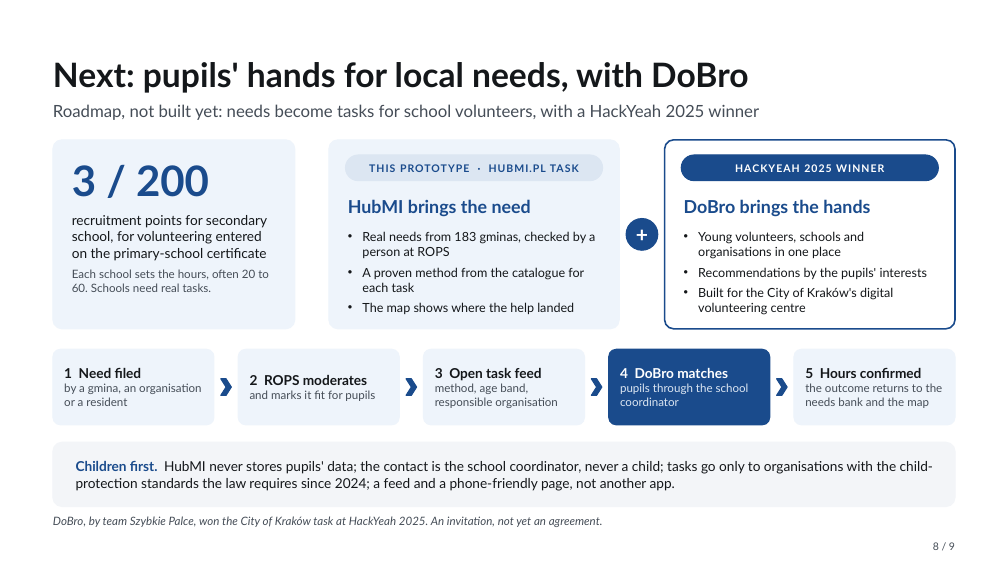
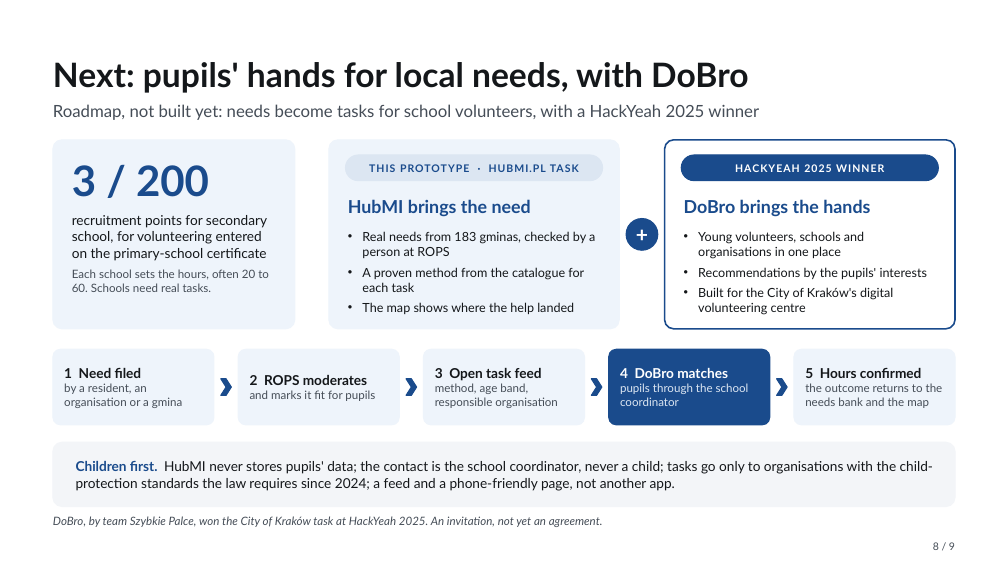
Before and after one commit to bobrovsky420/hackyeah2026, a slide deck: slide 8 of docs/presentation/presentation.pptx. Drawn at 1008x567 pixels with LibreOffice and Linux fonts; fonts in the diff are those of the drawing. Boxes give left, top, right and bottom in pixels: in the first picture for what was removed or moved away, otherwise in the second. Text is boxed around its words. In the diff, an @@ line names an element or a change of style, - is before the commit and + after.

```diff
--- a/docs/presentation/presentation.pptx
+++ b/docs/presentation/presentation.pptx
@@ text at (64,383,183,408): text changed @@
-by a gmina, an organisation or a resident
+by a resident, an organisation or a gmina
```
Also in this commit, not shown: 3 other files.
